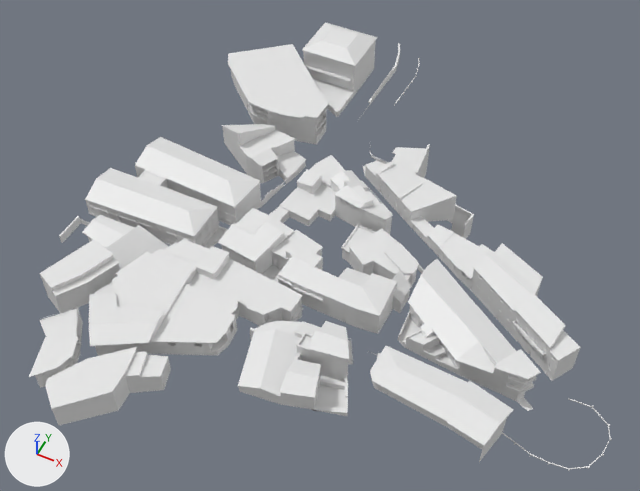
Before and after pictures for a commit that changed the FBX model Assets/Models/Maps/Sardinia/Sardinia_Master.fbx.
One viewpoint serves both versions: a 50 mm lens placed at (108.0, -223.0, 270.0), pointed at (-3.0, -2.0, -6.0). The axes (+X, +Y, +Z) are drawn at lower left. The lights are the same throughout. Where no turn or scale is listed for an object, it has been applied to the vertices.

The first picture shows 'Sardinia'.
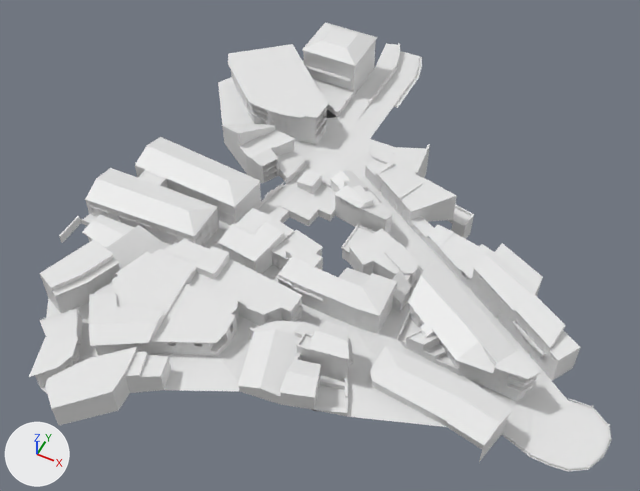
What differs and where, as boxes (x1, y1, x2, y2) in the pictures (640 x 491 px):
'Sardinia', reshaped: before (29, 22, 612, 471); after (29, 22, 612, 472)
part 1 of me_sardinia, built on: before (250, 41, 396, 174); after (218, 43, 422, 180)
part 2 of me_sardinia, built on: before (479, 418, 507, 462); after (502, 381, 612, 472)
part 3 of me_sardinia, built on: after (299, 309, 410, 353)
part 4 of me_sardinia, added: after (46, 298, 60, 318)

The change, as a list of edits to the scene's bpy script:
```text
Change me_sardinia:
    used by ob_sardinia; location = (0.0, 0.0, 0.0)
    remove me_sardinia.from_pydata(...)  # 24642 vertices, 15007 faces; spans x -96.0..129.0, y -124.0..144.0, z -25.0..19.0
    add me_sardinia.from_pydata(...)  # 24677 vertices, 15160 faces; spans x -97.0..129.0, y -124.0..145.0, z -25.0..19.0
    me_sardinia part 1: 4 vertices moved within x -55.0..-7.0, y 51.0..52.0, z -8.0..-6.0; 4 vertices removed from x -33.0..-9.0, y 78.0..91.0, z -9.0..-1.0; 21 vertices added at x -97.0..-9.0, y 36.0..145.0, z -11.0..-6.0
    me_sardinia part 2: 2 vertices moved within x 94.0, y -52.0, z -7.0; 9 vertices added at x 105.0..129.0, y -56.0..-27.0, z -8.0
    me_sardinia part 3: 3 vertices moved within x 47.0, y -35.0, z -2.0; 6 vertices added at x 10.0..31.0, y -48.0..-42.0, z -1.0..0.0
    me_sardinia part 4: 2 vertices added at x -75.0..-56.0, y -87.0..-69.0, z 3.0..4.0
```
